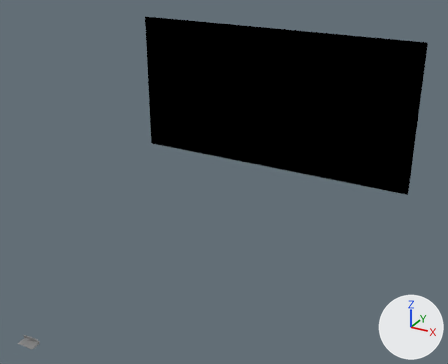
The Blender file village/village-cut3.blend: old version first, new version second.
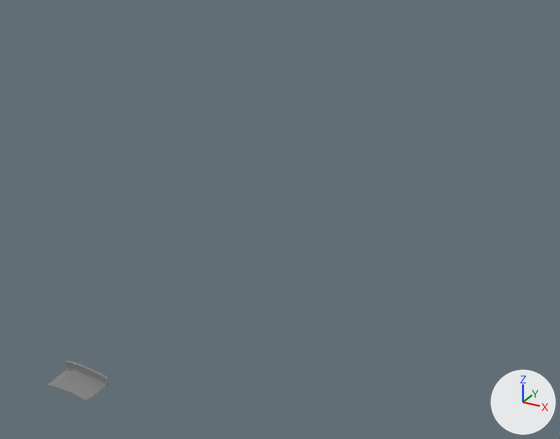
There are two pictures of each version: one whole from a 50 mm lens placed at (339.0, -283.0, 324.0), pointed at (51.0, 241.0, 61.0), one close up on the part from 0% to 46% of the width and 56% to 100% of the height. The axes (+X, +Y, +Z) are drawn at lower right. The lights are the same throughout.
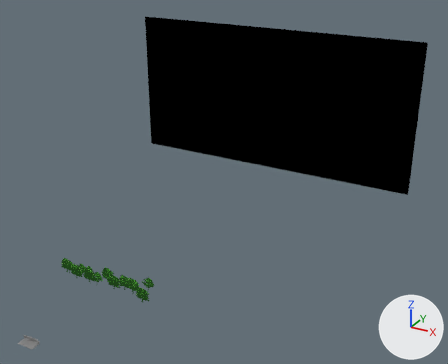
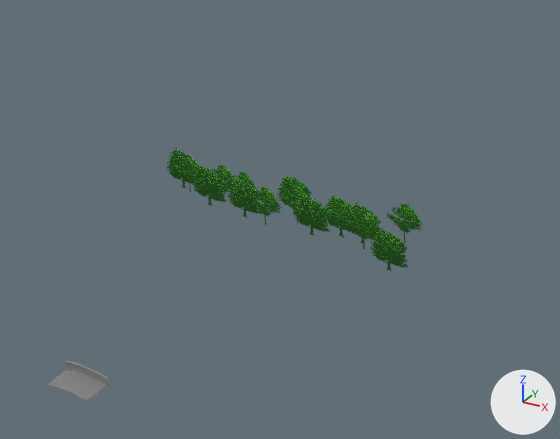
The change, as a diff of the scene's bpy script:
```diff
--- a/village/village-cut3.blend.py
+++ b/village/village-cut3.blend.py
@@ mat_tree3 @@
+mat_tree3 = bpy.data.materials.new('tree3')
+# colours: dark green #1c4118, green #5abf3d, green #bcee8e, black #000000
+# uses the picture img_tree3_color_png
+# uses the picture img_tree3_normal_png
@@ mat_tree2 @@
+mat_tree2 = bpy.data.materials.new('tree2')
+# colours: dark green #1c4118, green #5abf3d, green #bcee8e, black #000000
+# uses the picture img_test2_color_png
+# uses the picture img_test2_normal_png
@@ me_plane_014 @@
+me_plane_014.from_pydata(...)  # 4 vertices, 1 face; spans x -1.0..1.0, y -1.0..1.0, z 0.0
+me_plane_014.materials.append(mat_tree3)
@@ me_plane_013 @@
+me_plane_013.from_pydata(...)  # 4 vertices, 1 face; spans x -1.0..1.0, y -1.0..1.0, z 0.0
+me_plane_013.materials.append(mat_tree2)
@@ me_plane_002 @@
+me_plane_002 = me_plane_014.copy(); me_plane_002.name = 'Plane.002'
@@ ob_plane @@
-ob_plane = bpy.data.objects.new('Plane', me_plane_023)
-ob_plane.location = (0.0, 0.0, 0.0)
-ob_plane.scale = (5.77, 5.77, 5.77)
-_m = ob_plane.modifiers.new('Mirror', 'MIRROR')
-_m = ob_plane.modifiers.new('Subdivision', 'SUBSURF')
+ob_plane = bpy.data.objects.new('Plane', me_plane_002)
+ob_plane.location = (-41.7, 98.7, 7.5)
+ob_plane.rotation_euler = (1.571, 0.0, 0.0)  # degrees (90, 0, 0)
+ob_plane.scale = (7.6, 7.95, 0.784)
@@ ob_plane_001 @@
-ob_plane_001 = bpy.data.objects.new('Plane.001', me_plane_024)
-ob_plane_001.location = (0.0, 0.0, 0.0)
-ob_plane_001.scale = (5.77, 5.77, 5.77)
-_m = ob_plane_001.modifiers.new('Mirror', 'MIRROR')
-_m = ob_plane_001.modifiers.new('Bevel', 'BEVEL')
-_m.segments = 2
-_m = ob_plane_001.modifiers.new('Subdivision', 'SUBSURF')
+ob_plane_001 = bpy.data.objects.new('Plane.001', me_plane_013)
+ob_plane_001.location = (-31.4, 97.1, 6.3)
+ob_plane_001.rotation_euler = (1.571, 0.0, 0.0)  # degrees (90, 0, 0)
+ob_plane_001.scale = (8.26, 8.26, 0.814)
@@ ob_plane_002 @@
-ob_plane_002 = bpy.data.objects.new('Plane.002', me_plane_025)
-ob_plane_002.location = (0.0, 0.0, 0.0)
-ob_plane_002.scale = (5.77, 5.77, 5.77)
-_m = ob_plane_002.modifiers.new('Mirror', 'MIRROR')
-_m = ob_plane_002.modifiers.new('Bevel', 'BEVEL')
-_m = ob_plane_002.modifiers.new('Subdivision', 'SUBSURF')
+ob_plane_002 = bpy.data.objects.new('Plane.002', me_plane_014)
+ob_plane_002.location = (-26.8, 99.1, 7.5)
+ob_plane_002.rotation_euler = (1.571, 0.0, 0.0)  # degrees (90, 0, 0)
+ob_plane_002.scale = (7.95, 7.95, 0.784)
@@ ob_plane_015 @@
+ob_plane_015 = bpy.data.objects.new('Plane.015', me_plane_021)  # 4 vertices, 1 face; spans x -1.0..1.0, y -1.0..1.0, z 0.0
+ob_plane_015.location = (-15.5, 97.1, 6.3)
+ob_plane_015.rotation_euler = (1.571, 0.0, 0.0)  # degrees (90, 0, 0)
+ob_plane_015.scale = (8.26, 8.26, 0.814)
@@ ob_plane_014 @@
+ob_plane_014 = bpy.data.objects.new('Plane.014', me_plane_014.copy())
+ob_plane_014.location = (43.1, 109.9, 7.0)
+ob_plane_014.rotation_euler = (1.571, 0.0, 0.0)  # degrees (90, 0, 0)
+ob_plane_014.scale = (8.26, 8.26, 0.814)
@@ ob_plane_013 @@
+ob_plane_013 = bpy.data.objects.new('Plane.013', me_plane_014.copy())
+ob_plane_013.location = (23.4, 101.3, 7.5)
+ob_plane_013.rotation_euler = (1.571, 0.0, 0.0)  # degrees (90, 0, 0)
+ob_plane_013.scale = (7.17, 7.95, 0.784)
@@ ob_plane_012 @@
+ob_plane_012 = bpy.data.objects.new('Plane.012', me_plane_014.copy())
+ob_plane_012.location = (3.8, 101.8, 6.9)
+ob_plane_012.rotation_euler = (1.571, 0.0, 0.0)  # degrees (90, 0, 0)
+ob_plane_012.scale = (6.77, 7.95, 0.784)
@@ ob_plane_011 @@
+ob_plane_011 = bpy.data.objects.new('Plane.011', me_plane_014.copy())
+ob_plane_011.location = (-20.8, 102.8, 5.5)
+ob_plane_011.rotation_euler = (1.571, 0.0, 0.0)  # degrees (90, 0, 0)
+ob_plane_011.scale = (6.99, 6.99, 0.689)
@@ ob_plane_010 @@
+ob_plane_010 = bpy.data.objects.new('Plane.010', me_plane_012)  # 4 vertices, 1 face; spans x -1.0..1.0, y -1.0..1.0, z 0.0
+ob_plane_010.location = (-45.7, 99.8, 7.5)
+ob_plane_010.rotation_euler = (1.571, 0.0, 0.0)  # degrees (90, 0, 0)
+ob_plane_010.scale = (8.26, 8.26, 0.814)
@@ ob_plane_009 @@
+ob_plane_009 = bpy.data.objects.new('Plane.009', me_plane_011)  # 4 vertices, 1 face; spans x -1.0..1.0, y -1.0..1.0, z 0.0
+ob_plane_009.location = (21.6, 103.0, 6.8)
+ob_plane_009.rotation_euler = (1.571, 0.0, 0.0)  # degrees (90, 0, 0)
+ob_plane_009.scale = (8.26, 8.26, 0.814)
@@ ob_plane_008 @@
+ob_plane_008 = bpy.data.objects.new('Plane.008', me_plane_010)  # 4 vertices, 1 face; spans x -1.0..1.0, y -1.0..1.0, z 0.0
+ob_plane_008.location = (46.3, 96.2, 5.1)
+ob_plane_008.rotation_euler = (1.571, 0.0, 0.0)  # degrees (90, 0, 0)
+ob_plane_008.scale = (8.26, 8.26, 0.814)
@@ ob_plane_007 @@
+ob_plane_007 = bpy.data.objects.new('Plane.007', me_plane_009)  # 4 vertices, 1 face; spans x -1.0..1.0, y -1.0..1.0, z 0.0
+ob_plane_007.location = (29.6, 104.4, 5.5)
+ob_plane_007.rotation_euler = (1.571, 0.0, 0.0)  # degrees (90, 0, 0)
+ob_plane_007.scale = (8.26, 8.26, 0.814)
@@ ob_plane_006 @@
+ob_plane_006 = bpy.data.objects.new('Plane.006', me_plane_014.copy())
+ob_plane_006.location = (34.1, 99.1, 7.9)
+ob_plane_006.rotation_euler = (1.571, 0.0, 0.0)  # degrees (90, 0, 0)
+ob_plane_006.scale = (8.26, 8.26, 0.814)
@@ ob_plane_005 @@
+ob_plane_005 = bpy.data.objects.new('Plane.005', me_plane_007)  # 4 vertices, 1 face; spans x -1.0..1.0, y -1.0..1.0, z 0.0
+ob_plane_005.location = (0.1, 105.2, 7.4)
+ob_plane_005.rotation_euler = (1.571, 0.0, 0.0)  # degrees (90, 0, 0)
+ob_plane_005.scale = (8.26, 8.26, 0.814)
@@ ob_plane_004 @@
+ob_plane_004 = bpy.data.objects.new('Plane.004', me_plane_006)  # 4 vertices, 1 face; spans x -1.0..1.0, y -1.0..1.0, z 0.0
+ob_plane_004.location = (12.0, 99.1, 6.5)
+ob_plane_004.rotation_euler = (1.571, 0.0, 0.0)  # degrees (90, 0, 0)
+ob_plane_004.scale = (8.26, 8.26, 0.814)
@@ ob_plane_003 @@
+ob_plane_003 = bpy.data.objects.new('Plane.003', me_plane_014.copy())
+ob_plane_003.location = (-8.4, 99.1, 3.9)
+ob_plane_003.rotation_euler = (1.571, 0.0, 0.0)  # degrees (90, 0, 0)
+ob_plane_003.scale = (8.26, 8.26, 0.814)
```

Location of each change, (x1, y1, x2, y2) in pixels of the close-ups (560 x 439 px):
'Plane', reshaped, moved, turned, rescaled, modifiers changed
    before: (48, 369, 106, 400)
    after: (174, 155, 199, 192)
'Plane.001', reshaped, moved, turned, rescaled, modifiers changed
    before: (66, 363, 107, 385)
    after: (192, 164, 227, 206)
'Plane.008', added
    after: (370, 228, 409, 271)
'Plane.004', added
    after: (294, 193, 330, 236)
'Plane.015', added
    after: (227, 177, 263, 218)
'Plane.014', added
    after: (387, 203, 422, 243)
'Plane.006', added
    after: (346, 209, 381, 249)
'Plane.003', added
    after: (258, 187, 282, 226)
'Plane.002', reshaped, moved, turned, rescaled, modifiers changed
    before: (65, 361, 109, 386)
    after: (212, 165, 235, 197)
'Plane.013', added
    after: (326, 199, 356, 238)
'Plane.005', added
    after: (277, 174, 312, 215)
'Plane.010', added
    after: (167, 148, 195, 188)
'Plane.009', added
    after: (325, 194, 359, 237)
'Plane.012', added
    after: (282, 185, 308, 223)
'Plane.007', added
    after: (353, 203, 381, 245)
'Plane.011', added
    after: (234, 172, 256, 189)
